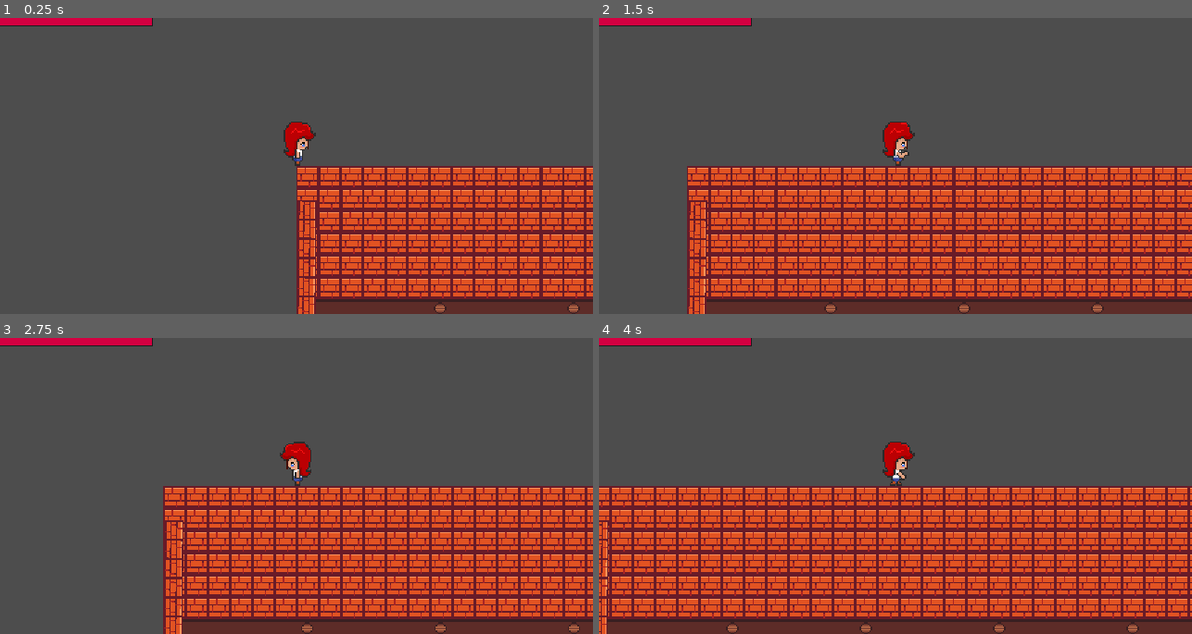
Above: before the commit, frames 1-4 (two rows, left to right).
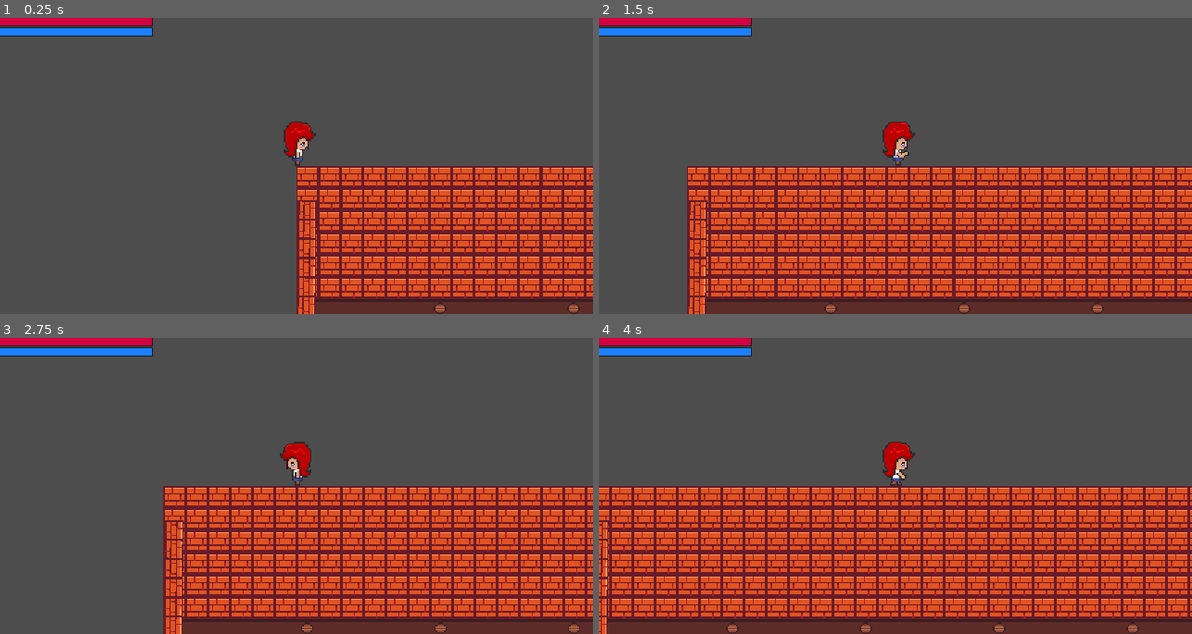
Above: after the commit, the same moments.

Repository: TCCISTOME/PaintLies
Game: Godot game, scene res://nivel_0.tscn
The game is run twice, just before and just after one commit, with the same random seed, the same clock (stepped at 60 frames per second) and the same inputs.
Inputs (mouse positions are in pixels of both pictures, inside the frame that each line leads up to):
- Up to frame 1 (0.25 s): no input
- Up to frame 2 (1.5 s): move the mouse to (1025, 151) at 0.52 s; hold D (direita) from 0.53 s (still down); click (1025, 151) at 0.6 s; tap Space (pular) at 0.77 s; move the mouse to (776, 180) at 1.27 s; tap E (beber) at 1.35 s
- Up to frame 3 (2.75 s): tap Space (pular) at 1.52 s; move the mouse to (355, 420) at 2.02 s; release D (direita) at 2.03 s; hold A (esquerda) from 2.03 s (still down); click (355, 420) at 2.1 s
- Up to frame 4 (4 s): move the mouse to (865, 545) at 2.77 s; release A (esquerda) at 2.78 s; hold D (direita) from 2.78 s (still down); tap E (beber) at 2.85 s; tap Space (pular) at 3.02, 3.77 s; move the mouse to (1073, 530) at 3.52 s; click (1073, 530) at 3.6 s

The runs differ from the first frame. In frame 1, 0.8% of the frame differs, in the area x 0-26%, y 3-7%; in frame 2, 0.8%; in frame 3, 0.8%; in frame 4, 0.8%.

Commit message:
Barra de vida e escudo prontas

Diff:
--- a/Enemys/yellow_slime.gd
+++ b/Enemys/yellow_slime.gd
@@ -16,7 +16,11 @@
 @onready var floorDetector := $floorDetector as RayCast2D  # Detector de chão
 @onready var texture := $texture as Sprite2D
 @onready var anim := $anim as AnimationPlayer
+@onready var healthbar = $HealthBar
 
+func _ready() -> void:
+	healthbar.init_health(yellowSlime_life)
+	healthbar.visible = false  # A barra de vida começa invisível
 
 func _physics_process(delta):
 	# Gravidade
@@ -87,6 +91,13 @@
 func take_damage():
 	print("YS: ", yellowSlime_life)
 	yellowSlime_life -= Global.player_attack
+
+	healthbar.health = yellowSlime_life
+
+	if yellowSlime_life <= 0:
+		healthbar.visible = false  # Esconde a barra de vida quando o slime morre
+	else:
+		healthbar.visible = true  # Mostra a barra de vida ao sofrer dano
 	# Altera a cor do inimigo para vermelho
 	texture.modulate = Color(1, 0, 0)  # Vermelho
 
--- a/Enemys/yellow_slime.tscn
+++ b/Enemys/yellow_slime.tscn
@@ -1,7 +1,8 @@
-[gd_scene load_steps=11 format=3 uid="uid://udyvalhxyb3e"]
+[gd_scene load_steps=13 format=3 uid="uid://udyvalhxyb3e"]
 
 [ext_resource type="Script" path="res://Enemys/yellow_slime.gd" id="1_0sxoc"]
 [ext_resource type="Texture2D" uid="uid://xq3w4siuye77" path="res://assets/inimigos/slimes/slimeAmarelo.png" id="1_mk42v"]
+[ext_resource type="PackedScene" uid="uid://dtrvoo8bq551m" path="res://UI/scenes/health_bar.tscn" id="3_ro71f"]
 
 [sub_resource type="RectangleShape2D" id="RectangleShape2D_wcai0"]
 size = Vector2(12, 7)
@@ -227,6 +228,8 @@
 [sub_resource type="RectangleShape2D" id="RectangleShape2D_ums8s"]
 size = Vector2(12, 7)
 
+[sub_resource type="StyleBoxEmpty" id="StyleBoxEmpty_ajc75"]
+
 [node name="yellow_slime" type="CharacterBody2D" groups=["enemy"]]
 position = Vector2(-1, -8)
 scale = Vector2(1.5, 1.5)
@@ -277,6 +280,13 @@
 shape = SubResource("RectangleShape2D_ums8s")
 debug_color = Color(0.765267, 0.448558, 1.92523e-07, 0.42)
 
+[node name="HealthBar" parent="." instance=ExtResource("3_ro71f")]
+offset_left = -4.0
+offset_top = -3.0
+offset_right = 4.0
+offset_bottom = -2.0
+theme_override_styles/background = SubResource("StyleBoxEmpty_ajc75")
+
 [connection signal="animation_finished" from="anim" to="." method="_on_anim_animation_finished"]
 [connection signal="area_entered" from="hurtBox" to="." method="hurtBoxYellow"]
 [connection signal="area_entered" from="hitBox" to="." method="_on_hit_box_area_entered"]
--- a/Players/sabrina.gd
+++ b/Players/sabrina.gd
@@ -11,6 +11,7 @@
 @onready var animation := $anim as AnimatedSprite2D
 @onready var hitbox := $hitBox/collision as CollisionShape2D
 @onready var healthbar = $CanvasLayer/HealthBar
+@onready var shieldBar = $CanvasLayer/shieldBar
 
 
 var gravity = ProjectSettings.get_setting("physics/2d/default_gravity")
@@ -23,6 +24,7 @@
 
 func _ready() -> void:
 	healthbar.init_health(Global.player_life)
+	shieldBar.init_shield(Global.player_defese)
 
 func _physics_process(delta):
 	drop_plataform()
@@ -128,6 +130,11 @@
 	knockBack(knockback)
 	if Global.player_life <= 0:
 		dead()
+	if is_instance_valid(shieldBar):
+		shieldBar.shield = Global.player_defese  # Apenas atualiza se o shieldBar ainda existir
+
+	if is_instance_valid(healthbar):
+		healthbar.health = Global.player_life  # Apenas atualiza se o healthbar ainda existir
 
 func knockBack(knockback_force := Vector2.ZERO, duration := 0.15):
 	if knockback_force != Vector2.ZERO:
--- a/Players/sabrina.tscn
+++ b/Players/sabrina.tscn
@@ -1,8 +1,9 @@
-[gd_scene load_steps=35 format=3 uid="uid://lx6vqi7othwx"]
+[gd_scene load_steps=37 format=3 uid="uid://lx6vqi7othwx"]
 
 [ext_resource type="Texture2D" uid="uid://5kh6g5x5wc" path="res://assets/Players/Sprite_Sabrina.png" id="1_0ygo7"]
 [ext_resource type="Script" path="res://Players/sabrina.gd" id="1_cexty"]
 [ext_resource type="PackedScene" uid="uid://dtrvoo8bq551m" path="res://UI/scenes/health_bar.tscn" id="3_klwxf"]
+[ext_resource type="PackedScene" uid="uid://dfng34rn43ptf" path="res://UI/scenes/shield_bar.tscn" id="4_lcax5"]
 
 [sub_resource type="RectangleShape2D" id="RectangleShape2D_ioide"]
 size = Vector2(21, 31)
@@ -270,6 +271,8 @@
 
 [sub_resource type="RectangleShape2D" id="RectangleShape2D_d0vpa"]
 size = Vector2(22, 31)
+
+[sub_resource type="StyleBoxEmpty" id="StyleBoxEmpty_ajc75"]
 
 [node name="sabrina" type="CharacterBody2D" groups=["player"]]
 collision_mask = 102
@@ -313,5 +316,10 @@
 [node name="CanvasLayer" type="CanvasLayer" parent="."]
 
 [node name="HealthBar" parent="CanvasLayer" instance=ExtResource("3_klwxf")]
+theme_override_styles/background = SubResource("StyleBoxEmpty_ajc75")
+
+[node name="shieldBar" parent="CanvasLayer" instance=ExtResource("4_lcax5")]
+offset_top = 11.0
+offset_bottom = 19.0
 
 [connection signal="body_entered" from="hurtBox" to="." method="_on_hurt_box_body_entered"]
--- /dev/null
+++ b/UI/scenes/shield_bar.tscn
@@ -0,0 +1,48 @@
+[gd_scene load_steps=6 format=3 uid="uid://dfng34rn43ptf"]
+
+[ext_resource type="Script" path="res://UI/scripts/shield_bar.gd" id="1_pwxjp"]
+
+[sub_resource type="StyleBoxEmpty" id="StyleBoxEmpty_ajc75"]
+
+[sub_resource type="StyleBoxFlat" id="StyleBoxFlat_2f08o"]
+bg_color = Color(0.106228, 0.501405, 0.993996, 1)
+
+[sub_resource type="StyleBoxFlat" id="StyleBoxFlat_cl3eg"]
+bg_color = Color(0.116127, 0.116127, 0.116127, 1)
+expand_margin_left = 1.0
+expand_margin_top = 1.0
+expand_margin_right = 1.0
+expand_margin_bottom = 1.0
+shadow_offset = Vector2(0, 1)
+
+[sub_resource type="StyleBoxFlat" id="StyleBoxFlat_kgd50"]
+bg_color = Color(1, 1, 1, 1)
+
+[node name="shieldBar" type="ProgressBar"]
+z_index = 1
+offset_right = 164.0
+offset_bottom = 8.0
+theme_override_styles/background = SubResource("StyleBoxEmpty_ajc75")
+theme_override_styles/fill = SubResource("StyleBoxFlat_2f08o")
+value = 60.0
+show_percentage = false
+script = ExtResource("1_pwxjp")
+
+[node name="DamageBar" type="ProgressBar" parent="."]
+z_index = -1
+layout_mode = 1
+anchors_preset = 15
+anchor_right = 1.0
+anchor_bottom = 1.0
+grow_horizontal = 2
+grow_vertical = 2
+theme_override_styles/background = SubResource("StyleBoxFlat_cl3eg")
+theme_override_styles/fill = SubResource("StyleBoxFlat_kgd50")
+value = 80.0
+show_percentage = false
+
+[node name="Timer" type="Timer" parent="."]
+wait_time = 0.4
+one_shot = true
+
+[connection signal="timeout" from="Timer" to="." method="_on_timer_timeout"]
--- /dev/null
+++ b/UI/scripts/shield_bar.gd
@@ -0,0 +1,26 @@
+extends ProgressBar
+
+@onready var timer = $Timer
+@onready var damage_bar = $DamageBar
+
+var shield = 0 : set = _set_shield
+
+func _set_shield(new_shield) -> void:
+	var prev_shield = shield
+	shield = min(max_value, new_shield)
+	value = shield
+
+	if shield < prev_shield:
+		timer.start()
+	else:
+		damage_bar.value = shield
+
+func init_shield(_shield) -> void:
+	shield = _shield
+	max_value = shield
+	value = shield
+	damage_bar.max_value = shield
+	damage_bar.value = shield
+
+func _on_timer_timeout() -> void:
+	damage_bar.value = shield
